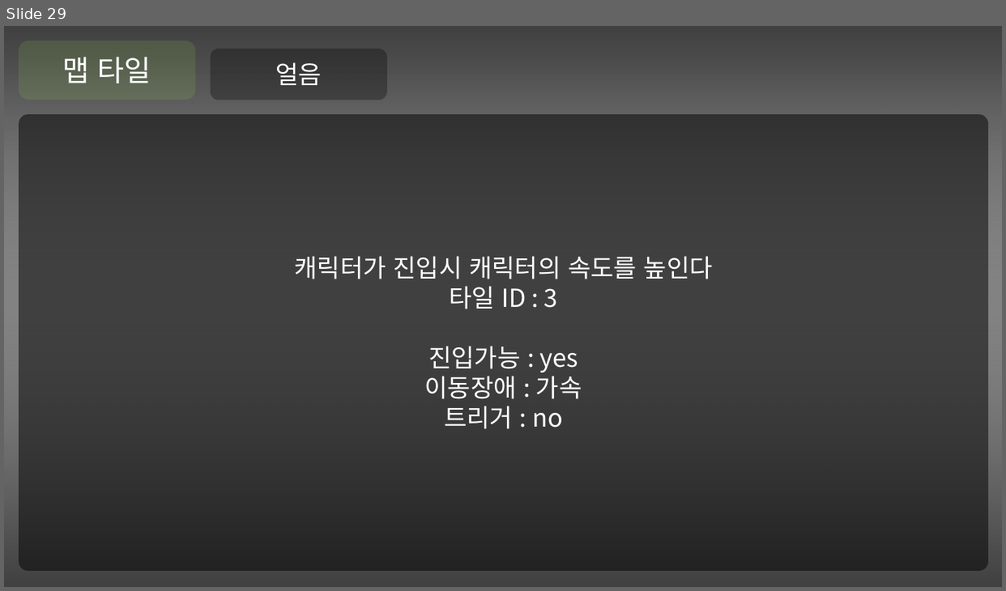
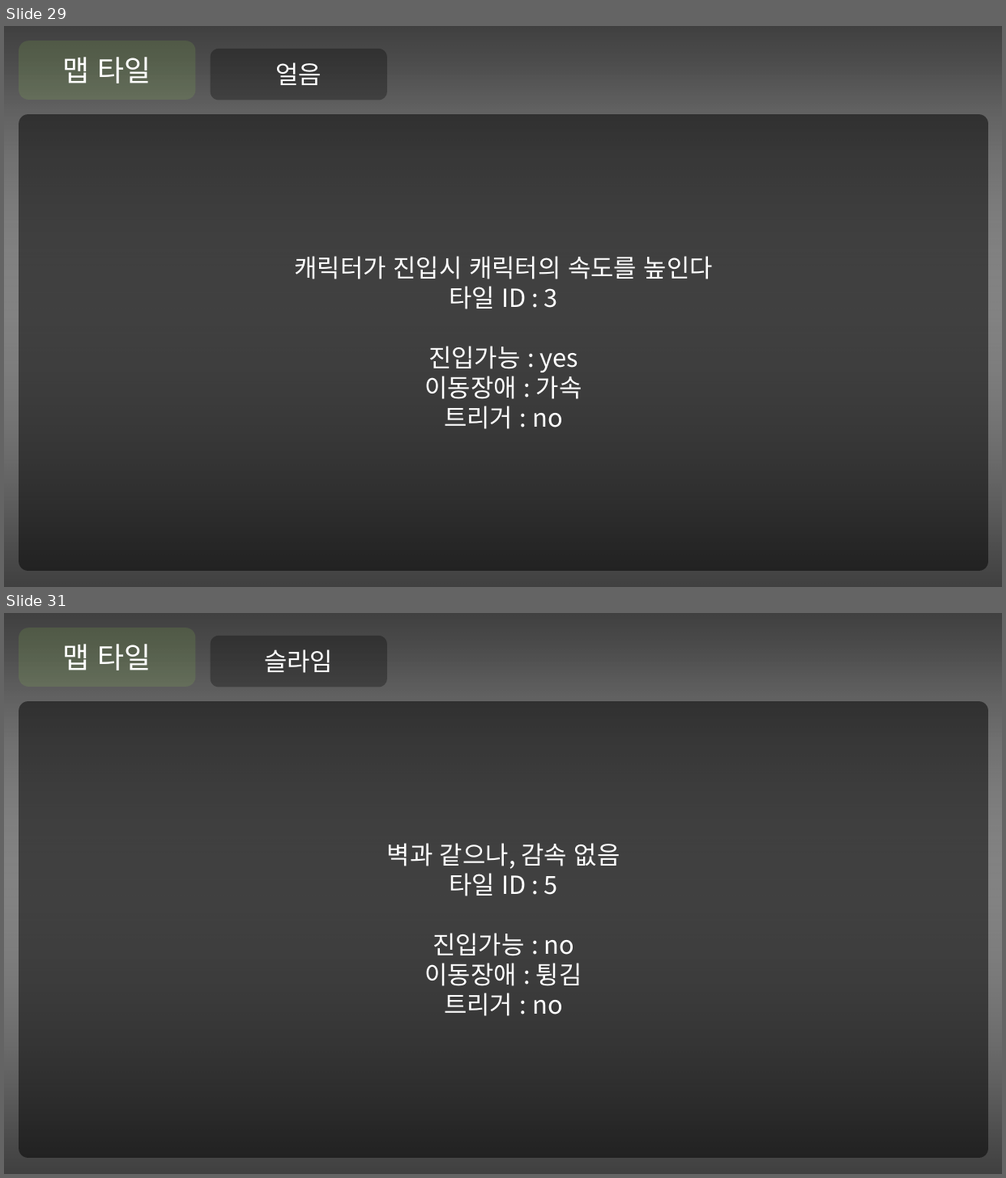
Before and after one commit to Niiok/inha_2021, a slide deck: Console_game/May7ppt.pptm. Shown one above the other, each under a label of ours: slide 29 before the commit, slides 29 and 31 after it; the slides between them are not shown. The pictures are 1006x591 and 1006x1178 pixels, drawn with LibreOffice and Linux fonts; fonts in the diff are those of the drawing. Boxes give left, top, right and bottom in pixels: in the first picture for what was removed or moved away, otherwise in the second. Text is boxed around its words. In the diff, an @@ line names an element or a change of style, - is before the commit and + after.

```diff
--- a/Console_game/May7ppt.pptm
+++ b/Console_game/May7ppt.pptm
@@ slide 31 added at [4, 613, 1002, 1174], background #808080 @@
@@ rectangle added at [4, 613, 1002, 1144], fill gradient #000000 to #FFFFFF @@
@@ rounded rectangle added at [19, 628, 196, 687], fill #92D050 at 15% opacity, 28 pt, text #FFFFFF @@
+맵 타일
@@ rounded rectangle added at [211, 636, 387, 687], fill #000000 at 30% opacity, 24 pt, text #FFFFFF @@
+슬라임
@@ rectangle added at [4, 644, 1002, 1174], fill gradient #000000 to #FFFFFF @@
@@ rounded rectangle added at [19, 701, 988, 1158], fill #000000 at 50% opacity, 24 pt, text #FFFFFF @@
+벽과 같으나, 감속 없음
+타일 ID : 5
+진입가능 : no
+이동장애 : 튕김
+트리거 : no
```
Also in this commit, not shown: 9 slides changed, 1 other slide added, 1 slide removed, 8 other files.
